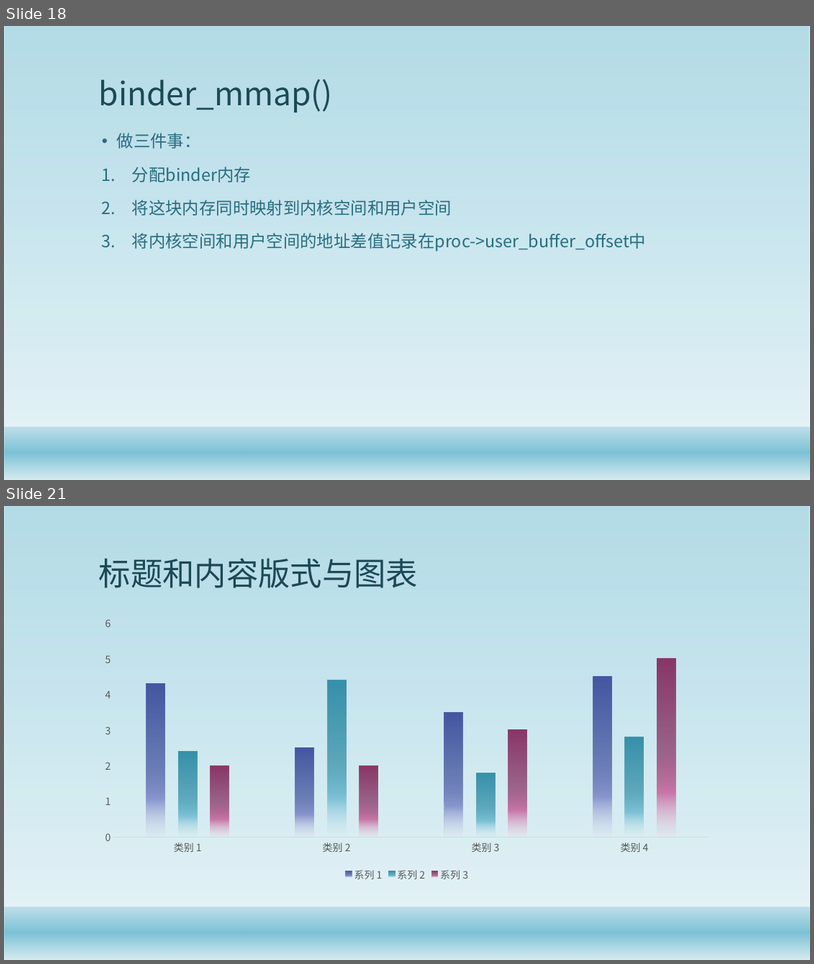
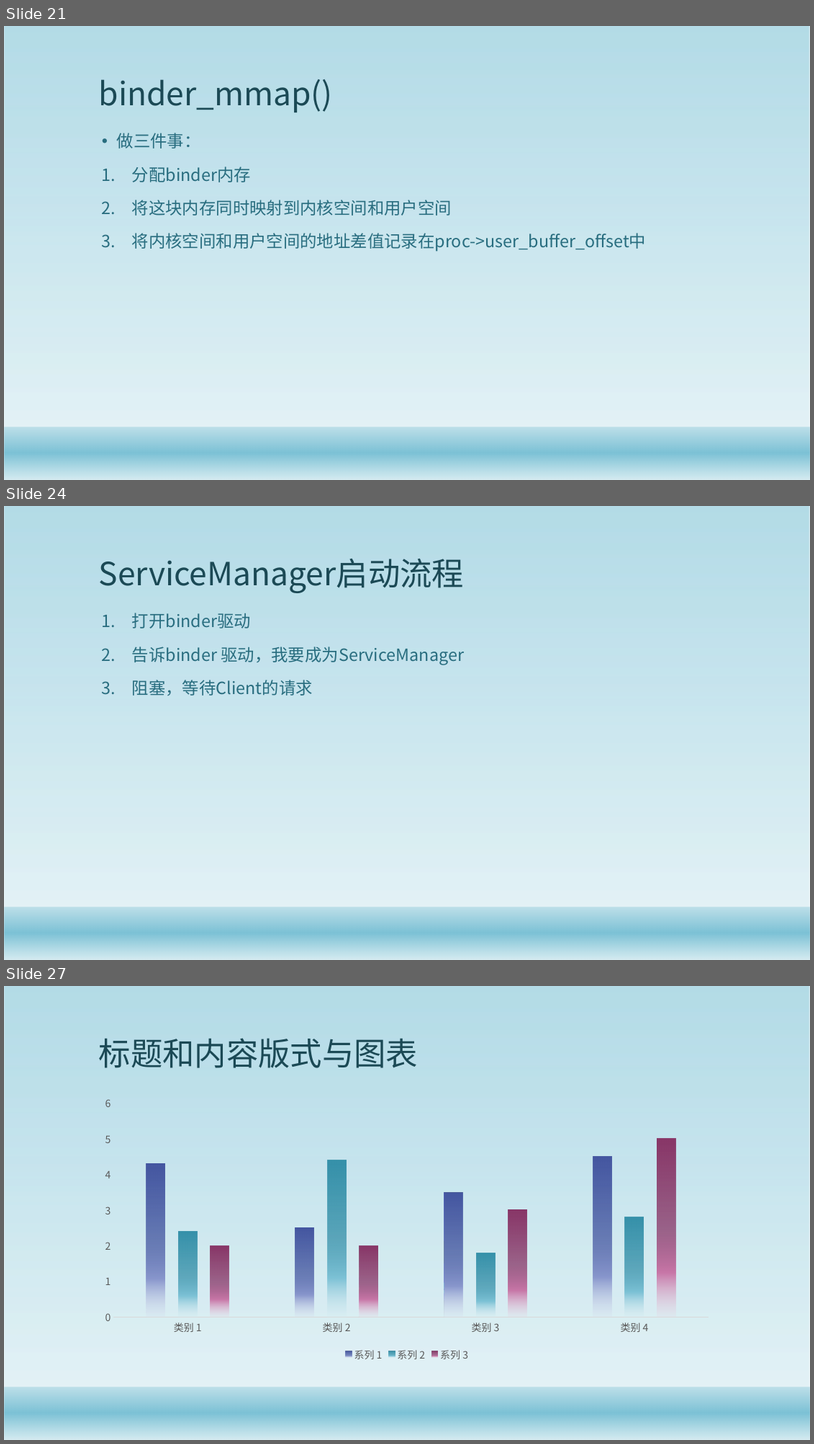
Before and after one commit to gaozhuo/binder-, a slide deck: 技术分享.pptx. Shown one above the other, each under a label of ours: slides 18 and 21 before the commit, slides 21, 24 and 27 after it; the slides between them are not shown. The pictures are 814x964 and 814x1444 pixels, drawn with LibreOffice and Linux fonts; fonts in the diff are those of the drawing; background and template pictures are left out. Boxes give left, top, right and bottom in pixels: in the first picture for what was removed or moved away, otherwise in the second. Text is boxed around its words. In the diff, an @@ line names an element or a change of style, - is before the commit and + after.

```diff
--- a/技术分享.pptx
+++ b/技术分享.pptx
@@ slide 24 added at <box>4,506,810,960</box>, background #FFFFFF; not listed: 2 template elements that a slide beside it also shows @@
@@ title added at <box>99,559,465,593</box>, 38 pt, text #1B4855 @@
+ServiceManager启动流程
@@ text added at <box>132,613,465,695</box>, 20 pt, text #296D7F @@
+1. 打开binder驱动
+2. 告诉binder 驱动，我要成为ServiceManager
+3. 阻塞，等待Client的请求
@@ what was slide 18 is now slide 21 @@
@@ what was slide 21 is now slide 27 @@
```
Also in this commit, not shown: 2 slides changed, 12 other slides added, 7 slides removed, 3 other files.
